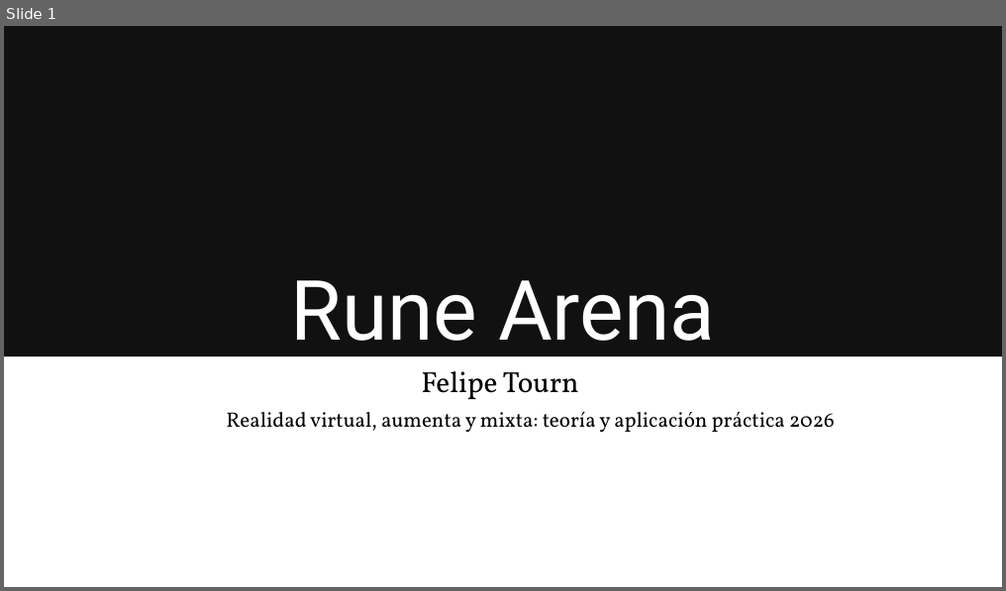
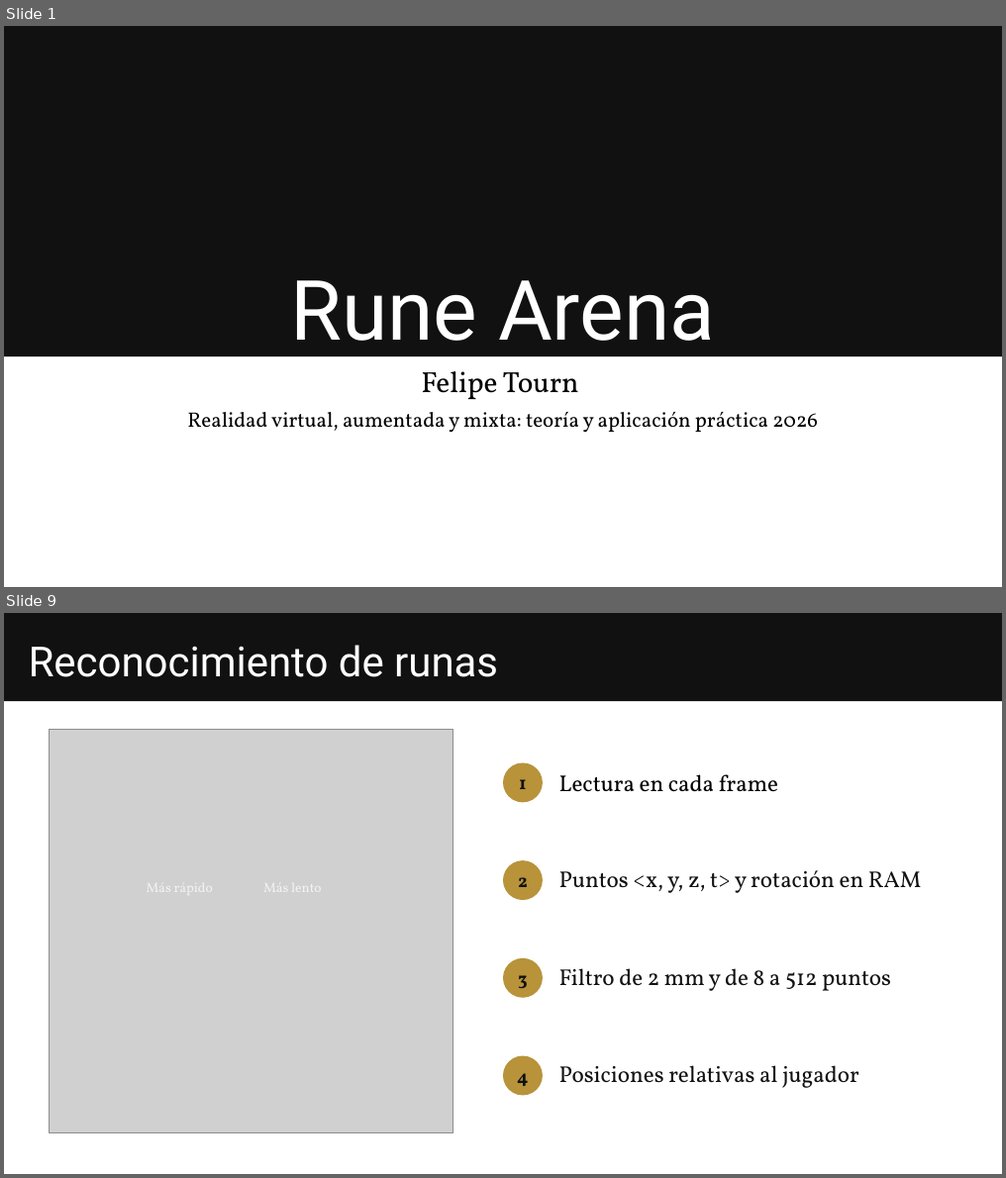
Before and after one commit to felipetourn/RuneArena, a slide deck: Presentacion/RuneArena.pptx. Shown one above the other, each under a label of ours: slide 1 before the commit, slides 1 and 9 after it; the slides between them are not shown. The pictures are 1006x591 and 1006x1178 pixels, drawn with LibreOffice and Linux fonts; fonts in the diff are those of the drawing; grey boxes stand for pictures. Boxes give left, top, right and bottom in pixels: in the first picture for what was removed or moved away, otherwise in the second. Text is boxed around its words. In the diff, an @@ line names an element or a change of style, - is before the commit and + after.

```diff
--- a/Presentacion/RuneArena.pptx
+++ b/Presentacion/RuneArena.pptx
@@ slide 9 added at <box>4,613,1002,1174</box>, background #FFFFFF @@
@@ rectangle added at <box>4,613,1002,701</box>, fill #111111 @@
@@ text added at <box>29,645,498,677</box>, 40 pt, text #FFFFFF @@
+Reconocimiento de runas
@@ picture added at <box>49,729,453,1134</box> @@
@@ ellipse added at <box>503,762,543,802</box>, fill #B8933A, 18 pt, text #111111, bold @@
+1
@@ text added at <box>559,774,778,792</box>, 22 pt, text #000000 @@
+Lectura en cada frame
@@ ellipse added at <box>503,861,543,900</box>, fill #B8933A, 18 pt, text #111111, bold @@
+2
@@ text added at <box>559,870,922,893</box>, 22 pt, text #111111 @@
+Puntos <x, y, z, t> y rotación en RAM
@@ ellipse added at <box>503,959,543,998</box>, fill #B8933A, 18 pt, text #111111, bold @@
+3
@@ text added at <box>559,968,891,991</box>, 22 pt, text #111111 @@
+Filtro de 2 mm y de 8 a 512 puntos
@@ ellipse added at <box>503,1057,543,1096</box>, fill #B8933A, 18 pt, text #111111, bold @@
+4
@@ text added at <box>559,1065,859,1088</box>, 22 pt, text #111111 @@
+Posiciones relativas al jugador
@@ slide 1 changed as well @@
@@ text at <box>187,412,818,433</box>: text changed @@
-Realidad virtual, aumenta y mixta: teoría y aplicación práctica 2026
+Realidad virtual, aumentada y mixta: teoría y aplicación práctica 2026
```
Also in this commit, not shown: 2 other slides changed, 11 other slides added, 3 slides removed, 2 other files.
